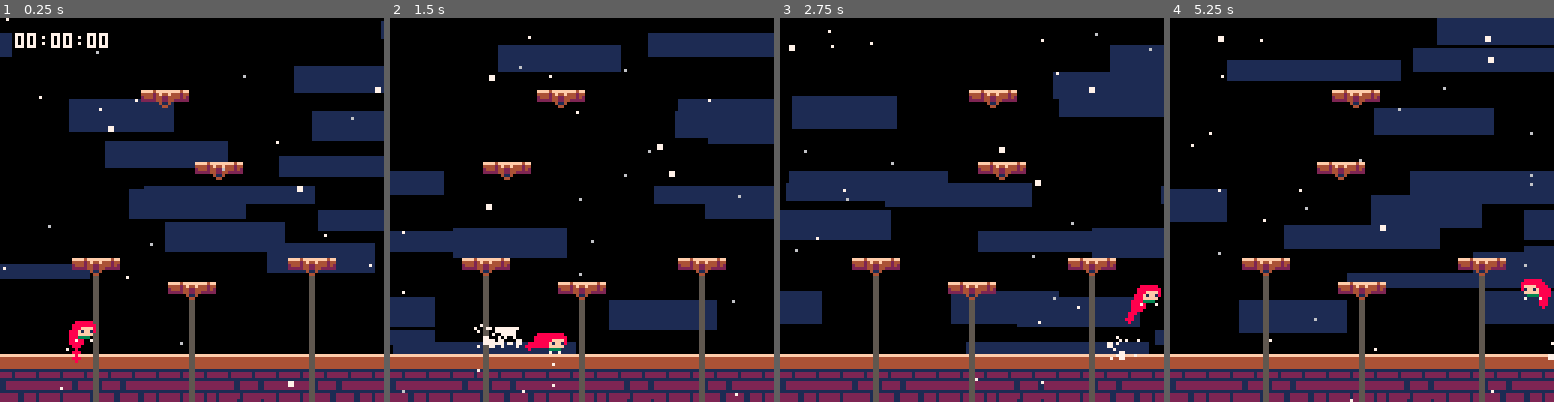
Above: before the commit, frames 1-4 (left to right).
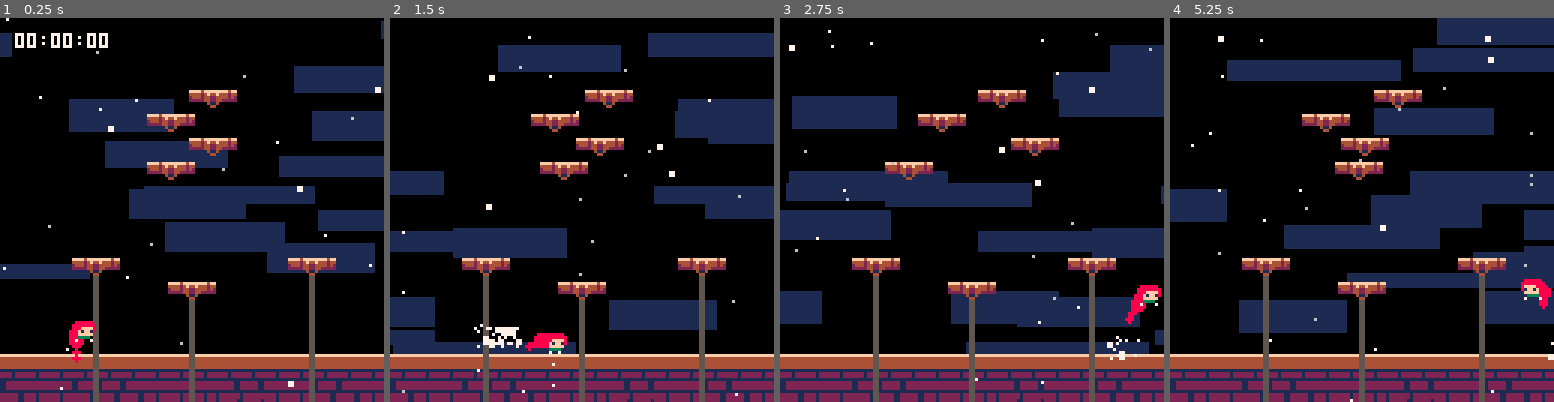
Above: after the commit, the same moments.

Repository: CelesteClassic/newleste.p8
Game: PICO-8 cartridge resort.p8
Same seed, same stepped clock (60 frames per second), same inputs: the game is played once before the commit and once after it.
Inputs:
- Up to frame 1 (0.25 s): no input
- Up to frame 2 (1.5 s): tap X (X key) at 0.33, 1.07 s; tap O (Z key) at 0.7 s
- Up to frame 3 (2.75 s): hold Right 1.6-2.1 s; tap O (Z key) at 1.7, 2.1, 2.5 s; tap X (X key) at 1.85 s; hold Up 2.15-2.42 s; hold Right from 2.47 s (still down)
- Up to frame 4 (5.25 s): tap O (Z key) every 0.4 s from 2.9 to 4.9 s; tap X (X key) at 2.97, 4.08, 5.2 s; release Right at 3.03 s; hold Left 3.08-3.58 s; hold Down 3.63-3.97 s; hold Right 4.02-4.68 s; hold Up 4.73-5.03 s; hold Left from 5.08 s (still down)

The runs differ from the first frame. In frame 1, 2.5% of the frame differs, in the area x 36-64%, y 18-43%; in frame 2, 2.6%, in the area x 24-64%, y 18-43%; in frame 3, 2.0%; in frame 4, 2.1%.

Commit message:
rewrote moving platforms code to fix bugs and simplify it

Diff:
--- a/resort.p8
+++ b/resort.p8
@@ -407,8 +407,6 @@
 
 -- <sinking platform> --
 
---seems to work fine, excluding the visual issue to be rectified by the introduction of layering
-
 sinking_platform = {
   init=function(this)
       this.start=this.y
@@ -437,14 +435,14 @@
 
   draw=function(this)
     rectfill(this.x+7,this.start+4,this.x+8,this.start+123,5) --tracks extending downwards from top position
+    --visual issue to be fixed by porting to new base cart
     spr(29,this.x,this.y,2,1)
   end
 }
+
 -- </sinking platform> --
 
 -- <moving platform> --
-
---player shifting bug to fix
 
 moving_platform = {
   init=function(this)
@@ -452,51 +450,34 @@
       this.x-=8
     end
     this.start_x,this.start_y=this.x,this.y
-    this.hitbox=rectangle(0,0,16,0) --hitbox too wide, but left and right moving platforms go out of sync otherwise. I have no idea why
+    this.hitbox=rectangle(0,0,16,0)
     this.semisolid_obj=true
     this.direction = this.spr==45 and 1 or -1
-    this.changing=false
-    this.first=16
+    this.end_x=this.x+8*this.direction
+    while this.end_x<lvl_pw and tile_at(this.end_x/8,this.y/8)~=47 do
+      this.end_x+=8*this.direction
+    end
+    if this.end_x > this.start_x then
+      this.end_x-=16
+      this.left_x, this.right_x = this.start_x,this.end_x
+    else
+      this.end_x+=8
+      this.left_x, this.right_x = this.end_x, this.start_x
+    end
   end,
 
   update=function(this)
 
-    --horizontal movement
-    --appears to be working fine
+  --horizontal movement
 
     this.spd.x = appr(this.spd.x,this.direction,0.6)
-    local t_hit=this.check(platform_end,-1,0) or this.check(platform_end,1,0) --collision to check
-    if this.first<=0 then
-      if this.spr==45 then
-        this.at_start = this.x<=this.start_x
-      else
-        this.at_start = this.x>=this.start_x
-      end
-      if this.at_start then
-        this.x=this.start_x
-      end
-    end
-    if t_hit and not this.changing then
-      if this.spr==45 then
-        this.x=t_hit.x-16
-      else
-        this.x=t_hit.x+8
-      end
-    end
-    if t_hit or this.at_start then
-      if not this.changing then
-        this.changing=true
-        this.direction*=-1
-      end
-    else
-      this.changing=false
-    end
-    if this.first>0 then
-      this.first-=1
+    this.spd.x=mid(this.spd.x, this.left_x-this.x, this.right_x-this.x) --clamps the speed to avoid overshooting the end of the tracks
+
+    if (this.x >= this.right_x and this.direction==1) or (this.x <= this.left_x and this.direction==-1) then
+      this.direction*=-1
     end
 
     --interaction with player
-    --seems to work fine
 
     local hit=this.check(player,0,-1)
     if hit and this.y<this.start_y+2 then
@@ -514,19 +495,6 @@
     spr(45,this.x,this.y,2,1)
   end
 }
-
-platform_end = {
-  init=function(this)
-    this.hitbox=rectangle(0,-1,8,8) --hitbox to check
-  end,
-
-  --empty draw function to prevent sprite being drawn
-  --may be commented out for testing purposes
-
-  draw=function(this)
-  end
-}
-
 
 -- </moving platform> --
 
@@ -773,8 +741,7 @@
   [23]=fall_floor,
   [29]=sinking_platform,
   [45]=moving_platform,
-  [46]=moving_platform,
-  [47]=platform_end
+  [46]=moving_platform
 }
 
 -- [object functions]
@@ -1504,10 +1471,10 @@
 0000000000000000000000000000000025202525282525252600000024253838000000000000000000000000000000000000000000000000000000000000000000000000000000000000000000000000000000000000000000000000000000000000000000000000000000000000000000000000000000000000000000000000
 0000000000000000000000000000000025252828252525252600000024253825000000000000000000000000000000000000000000000000000000000000000000000000000000000000000000000000000000000000000000000000000000000000000000000000000000000000000000000000000000000000000000000000
 0000000000000000000000000000000025252820252532323300000024253825000000000000000000000000000000000000000000000000000000000000000000000000000000000000000000000000000000000000000000000000000000000000000000000000000000000000000000000000000000000000000000000000
-00000000002d000000002f000000000025323232322600000000000024252828000000000000000000000000000000000000000000000000000000000000000000000000000000000000000000000000000000000000000000000000000000000000000000000000000000000000000000000000000000000000000000000000
-0000000000000000000000000000000026000000003000000000000024252525000000000000000000000000000000000000000000000000000000000000000000000000000000000000000000000000000000000000000000000000000000000000000000000000000000000000000000000000000000000000000000000000
-000000000000000000000000000000002600001d003700000000101024253838000000000000000000000000000000240000000000000000000000000000000000000000000000000000000000000000000000000000000000000000000000000000000000000000000000000000000000000000000000000000000000000000
-0000002f0000000000002e000000000026000000000000000013212220282025003232323232320000000000000000240000000000000000000000000000000000000000000000000000000000000000000000000000000000000000000000000000000000000000000000000000000000000000000000000000000000000000
+000000000000002d0000002f0000000025323232322600000000000024252828000000000000000000000000000000000000000000000000000000000000000000000000000000000000000000000000000000000000000000000000000000000000000000000000000000000000000000000000000000000000000000000000
+000000002f0000002e0000000000000026000000003000000000000024252525000000000000000000000000000000000000000000000000000000000000000000000000000000000000000000000000000000000000000000000000000000000000000000000000000000000000000000000000000000000000000000000000
+000000000000002d000000002f0000002600001d003700000000101024253838000000000000000000000000000000240000000000000000000000000000000000000000000000000000000000000000000000000000000000000000000000000000000000000000000000000000000000000000000000000000000000000000
+0000002f000000002e0000000000000026000000000000000013212220282025003232323232320000000000000000240000000000000000000000000000000000000000000000000000000000000000000000000000000000000000000000000000000000000000000000000000000000000000000000000000000000000000
 00000000000000000000000000000000260000000000000000133132323232382600000000000024260000001d0000240000000000000000000000000000000000000000000000000000000000000000000000000000000000000000000000000000000000000000000000000000000000000000000000000000000000000000
 0000000000000000000000000000000026000000000000000000111111111324260000000000002426000010101010240000000000000000000000000000000000000000000000000000000000000000000000000000000000000000000000000000000000000000000000000000000000000000000000000000000000000000
 0000000000000000000000000000000026000000000000000000000000001324260000000001002426000021222222000000000000000000000000000000000000000000000000000000000000000000000000000000000000000000000000000000000000000000000000000000000000000000000000000000000000000000
